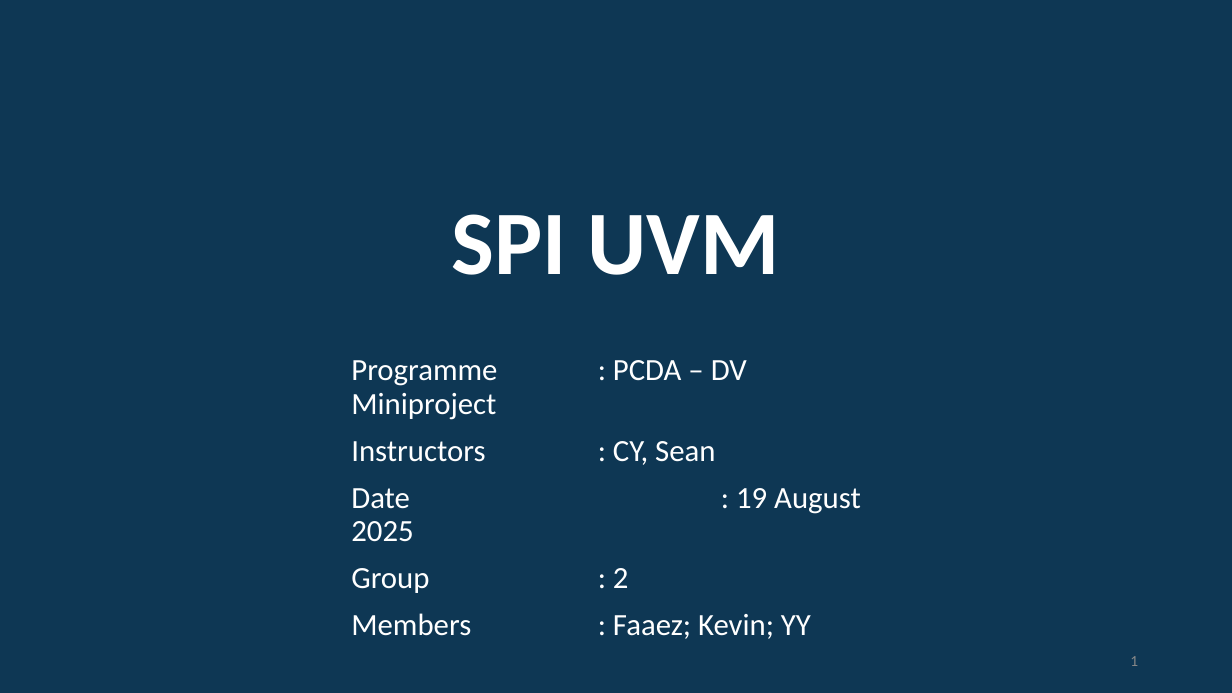
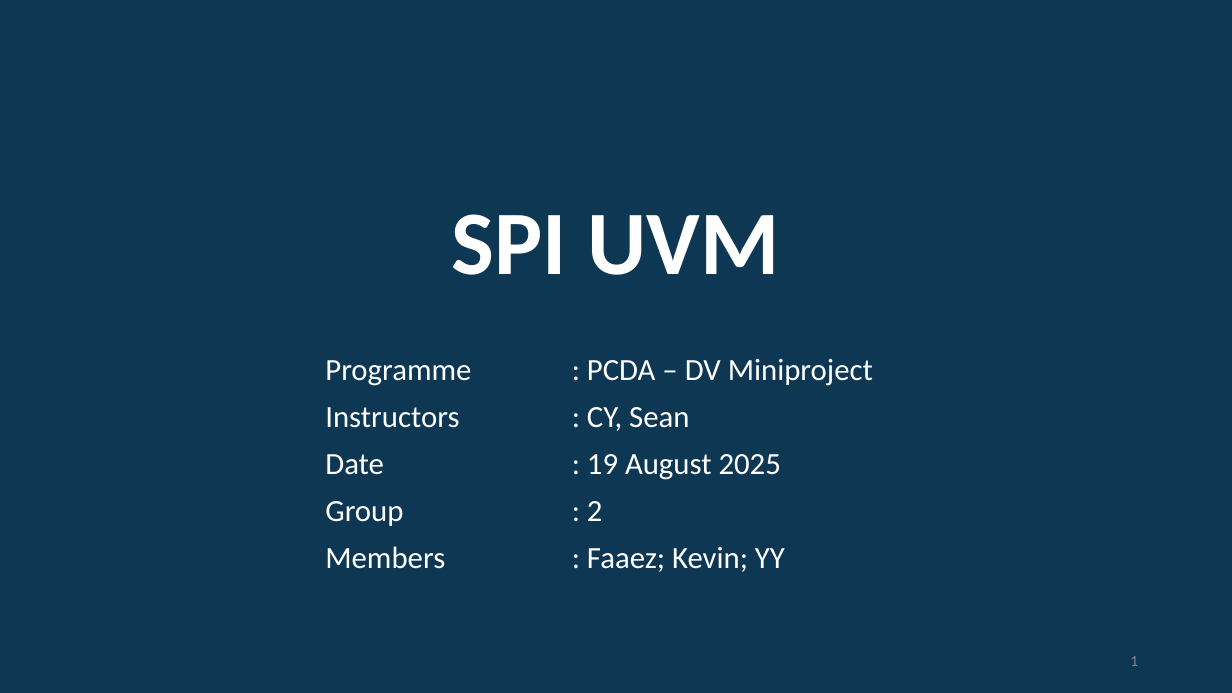
Before and after one commit to yongyw123/spi_uvm, a slide deck: slide 1 of doc/slide.pptx. Drawn at 1232x693 pixels with LibreOffice and Linux fonts; fonts in the diff are those of the drawing. Boxes give left, top, right and bottom in pixels: in the first picture for what was removed or moved away, otherwise in the second. Text is boxed around its words. In the diff, an @@ line names an element or a change of style, - is before the commit and + after.

```diff
--- a/doc/slide.pptx
+++ b/doc/slide.pptx
@@ subtitle "Programme : PCDA – DV ..." rewrapped from [351,360,861,639] to [325,359,873,572] @@
```
Also in this commit, not shown: 10 other slides changed, 4 slides added.
